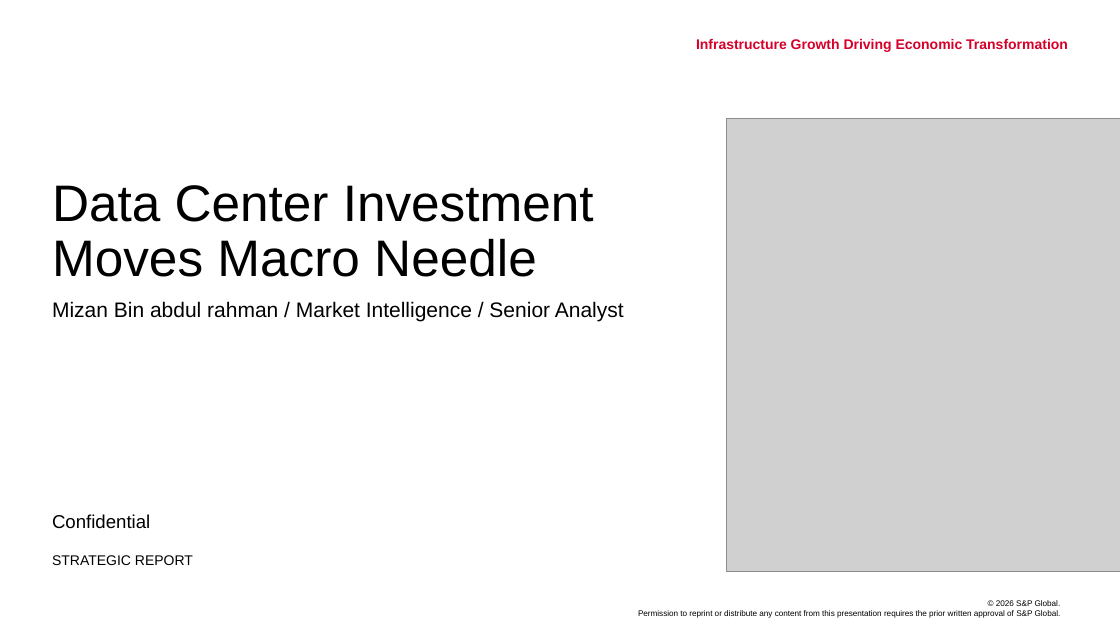
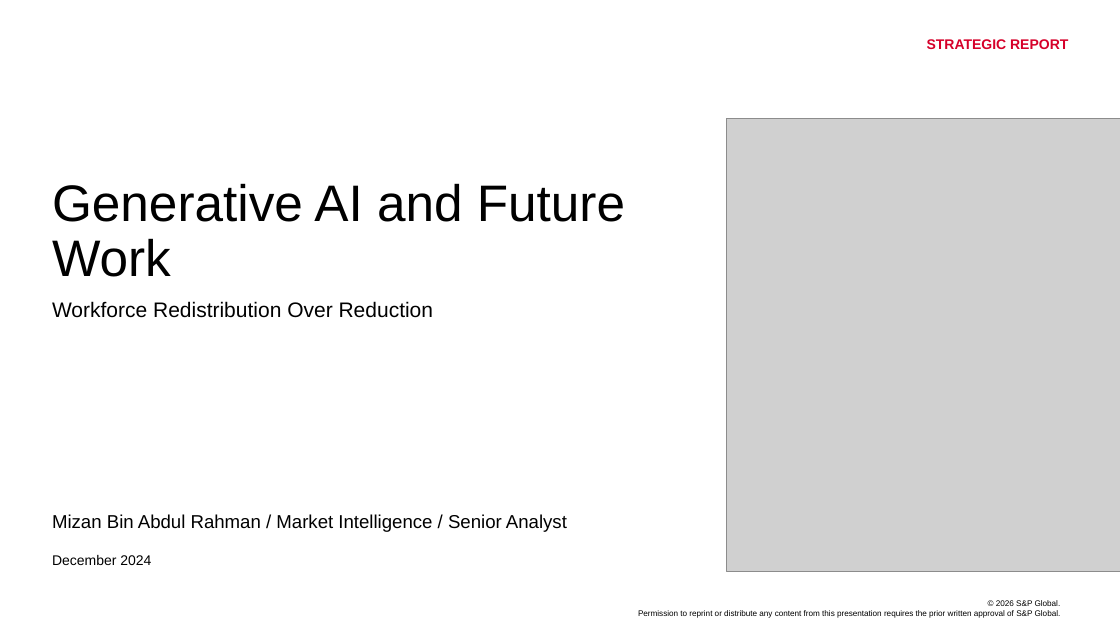
Before and after one commit to sharmizan89/PptxGenJSMBAR, a slide deck: slide 1 of testflow.pptx. Drawn at 1120x630 pixels with LibreOffice and Linux fonts; fonts in the diff are those of the drawing; grey boxes stand for pictures; background and template pictures are left out. Boxes give left, top, right and bottom in pixels: in the first picture for what was removed or moved away, otherwise in the second. Text is boxed around its words. In the diff, an @@ line names an element or a change of style, - is before the commit and + after.

```diff
--- a/testflow.pptx
+++ b/testflow.pptx
@@ text "STRATEGIC REPORT": place and size @@
-text "STRATEGIC REPORT" at [52,555,193,565]
+text "STRATEGIC REPORT" at [927,39,1068,49]
@@ text "STRATEGIC REPORT" at [927,39,1068,49]: text colour #000000 to #D6002A, bold on; alignment left to right; vertical alignment top to middle @@
@@ text removed at [696,39,1068,52] @@
-Infrastructure Growth Driving Economic Transformation
@@ title at [52,183,625,277]: text changed @@
-Data Center Investment Moves Macro Needle
+Generative AI and Future Work
@@ text added at [52,301,434,318], 18 pt, text #000000 @@
+Workforce Redistribution Over Reduction
@@ text "Mizan Bin Abdul Rahman / ..." at [52,514,567,532]: vertical alignment top to bottom @@
@@ text at [52,514,567,532]: text changed; size 18 to 16 pt @@
-Mizan Bin abdul rahman / Market Intelligence / Senior Analyst
+Mizan Bin Abdul Rahman / Market Intelligence / Senior Analyst
@@ text removed at [52,514,150,529] @@
-Confidential
@@ text added at [52,555,151,565], 12 pt, text #000000 @@
+December 2024
```
Also in this commit, not shown: 4 slides added, 4 slides removed, 15 other files.
